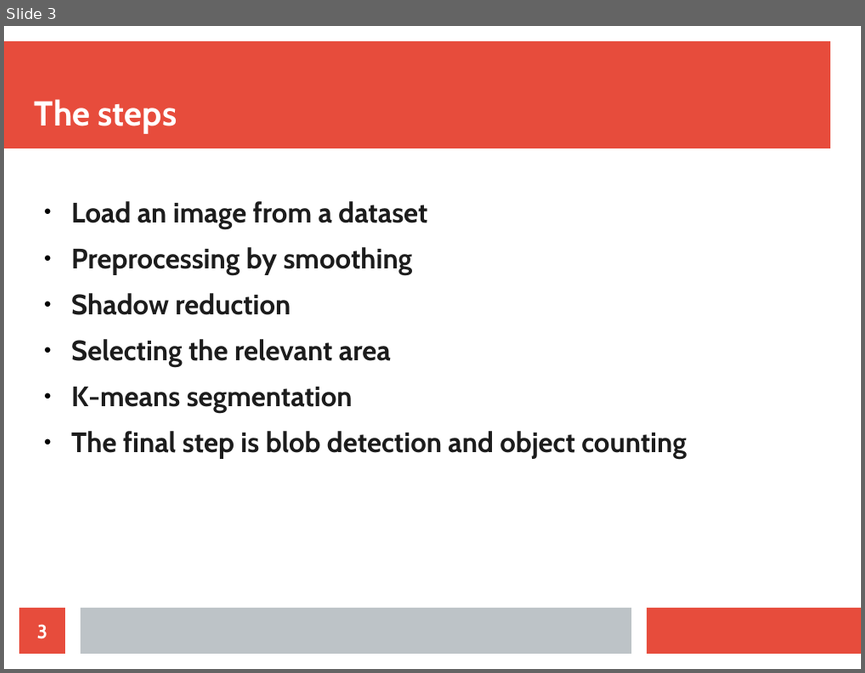
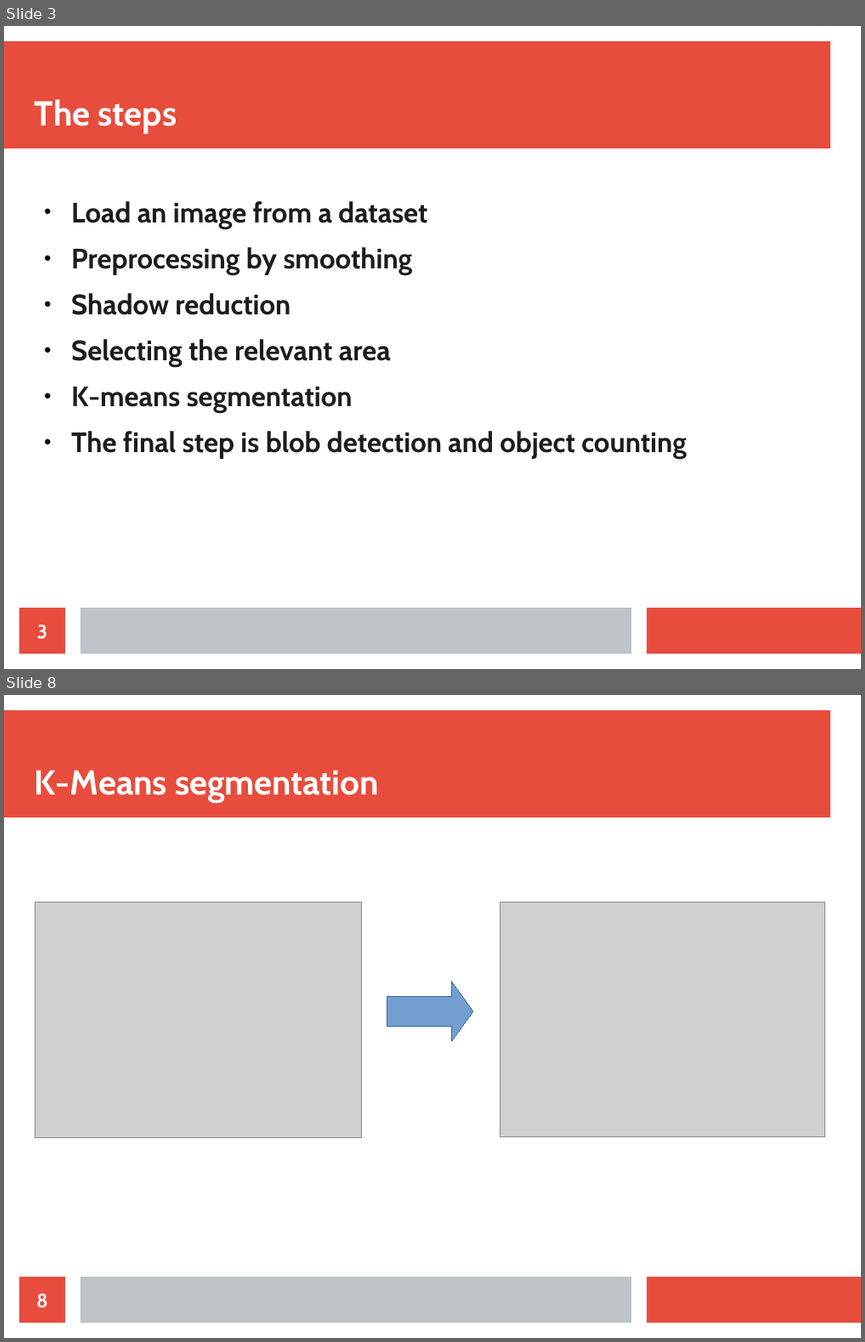
Before and after one commit to bloopeti/IP_OrangeDetection, a slide deck: Documents/Presentation.odp. Shown one above the other, each under a label of ours: slide 3 before the commit, slides 3 and 8 after it; the slides between them are not shown. The pictures are 865x673 and 865x1342 pixels, drawn with LibreOffice and Linux fonts; fonts in the diff are those of the drawing; grey boxes stand for pictures. Boxes give left, top, right and bottom in pixels: in the first picture for what was removed or moved away, otherwise in the second. Text is boxed around its words. In the diff, an @@ line names an element or a change of style, - is before the commit and + after.

```diff
--- a/Documents/Presentation.odp
+++ b/Documents/Presentation.odp
@@ slide 8 added at [4,695,861,1338], background #FFFFFF; not listed: 3 template elements that a slide beside it also shows @@
@@ title added at [35,770,379,803], 32 pt, text #FFFFFF, bold @@
+K-Means segmentation
@@ picture added at [35,902,361,1138] @@
@@ picture added at [500,902,826,1137] @@
@@ right arrow added at [387,981,473,1041], fill #729FCF, outline #3465A4 0 pt @@
@@ page number added at [19,1276,65,1322], fill #E74C3C, 18 pt, text #FFFFFF, bold @@
+8
```
Also in this commit, not shown: 1 slide changed, 5 other slides added, 9 other files.
